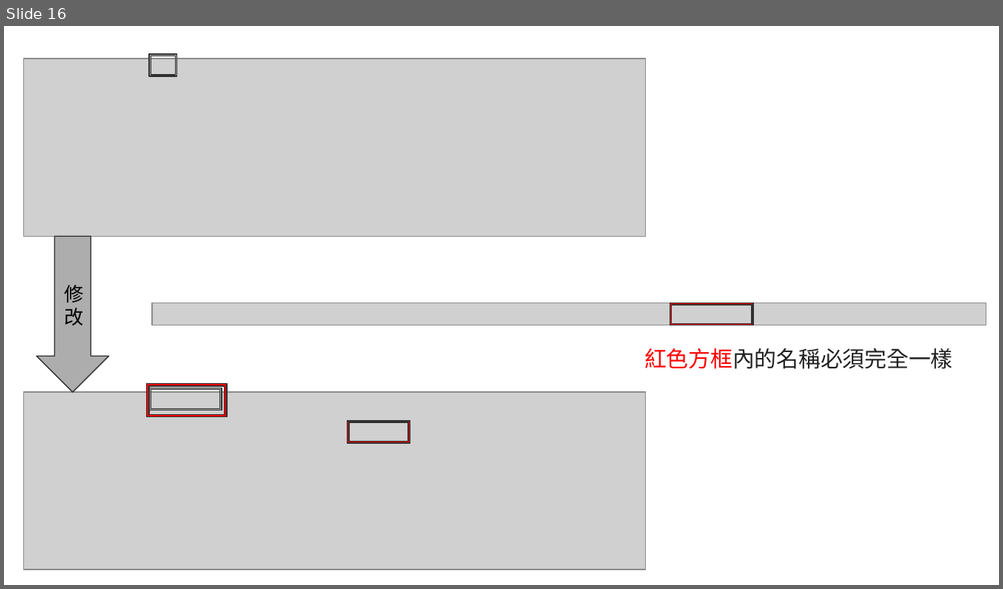
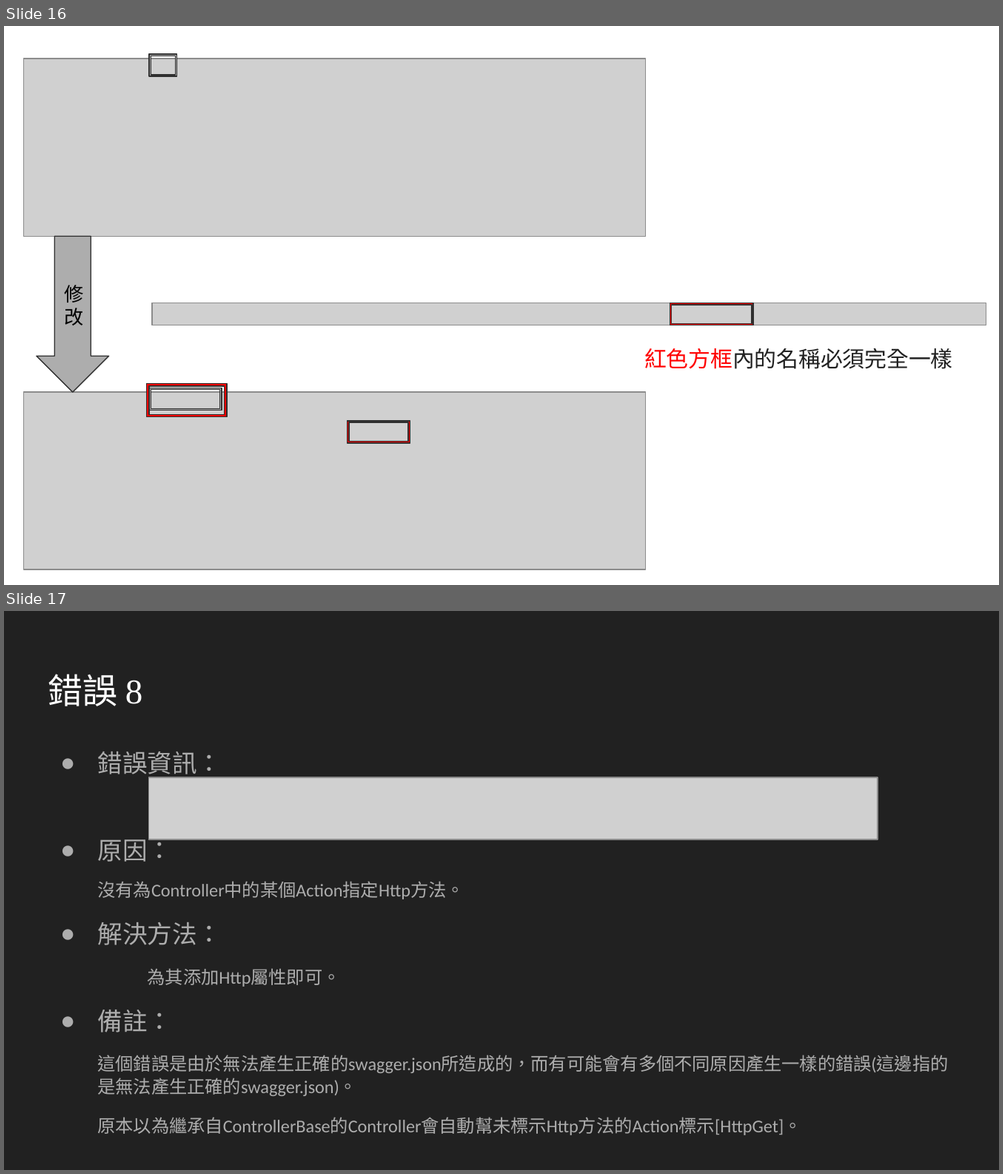
Before and after one commit to AsrielNi/ShopStore, a slide deck: C#_ASP.NET_常見錯誤.pptx. Shown one above the other, each under a label of ours: slide 16 before the commit, slides 16 and 17 after it. The pictures are 1003x589 and 1003x1174 pixels, drawn with LibreOffice and Linux fonts; fonts in the diff are those of the drawing; grey boxes stand for pictures. Boxes give left, top, right and bottom in pixels: in the first picture for what was removed or moved away, otherwise in the second. Text is boxed around its words. In the diff, an @@ line names an element or a change of style, - is before the commit and + after.

Commit message:
Hint: 加入Swagger做測試並新增想要測試的新方法於APItoLINK.cs ProductSystemAPI 新增Swagger套件 Swashbuckle.AspNetCore ProductSystemAPI 修改launchSettings.json weatherforecast -> swagger ProductSystemAPI 新增服務 Program.cs - AddSwaggerGen ProductSystemAPI 新增靜態方法 APItoLINK.cs - AttachSource ProductSystemAPI 新增資料夾 Library ProductSystemAPI 新增類別 GenerateSomething ProductSystemAPI 新增三筆測試資料 ProductAPI.db - ProductInfo C#_ASP.NET_常見錯誤.pptx新增錯誤資訊

```diff
--- a/C#_ASP.NET_常見錯誤.pptx
+++ b/C#_ASP.NET_常見錯誤.pptx
@@ slide 17 added at <box>4,611,999,1170</box>, background #212121 @@
@@ title added at <box>48,674,143,706</box>, 25.2 pt, text #FFFFFF @@
+錯誤 8
@@ text added at <box>97,752,948,1136</box>, 13 pt, text #ADADAD @@
+● 錯誤資訊：
+● 原因：
+沒有為Controller中的某個Action指定Http方法。
+● 解決方法：
+為其添加Http屬性即可。
+● 備註：
+這個錯誤是由於無法產生正確的swagger.json所造成的，而有可能會有多個不同原因產生一樣的錯誤(這邊指的是無法產生正確的swagger.json)。
+原本以為繼承自ControllerBase的Controller會自動幫未標示Http方法的Action標示[HttpGet]。
@@ picture added at <box>148,777,877,840</box> @@
```
Also in this commit, not shown: 1 slide changed, 1 other slide added, 7 other files.
